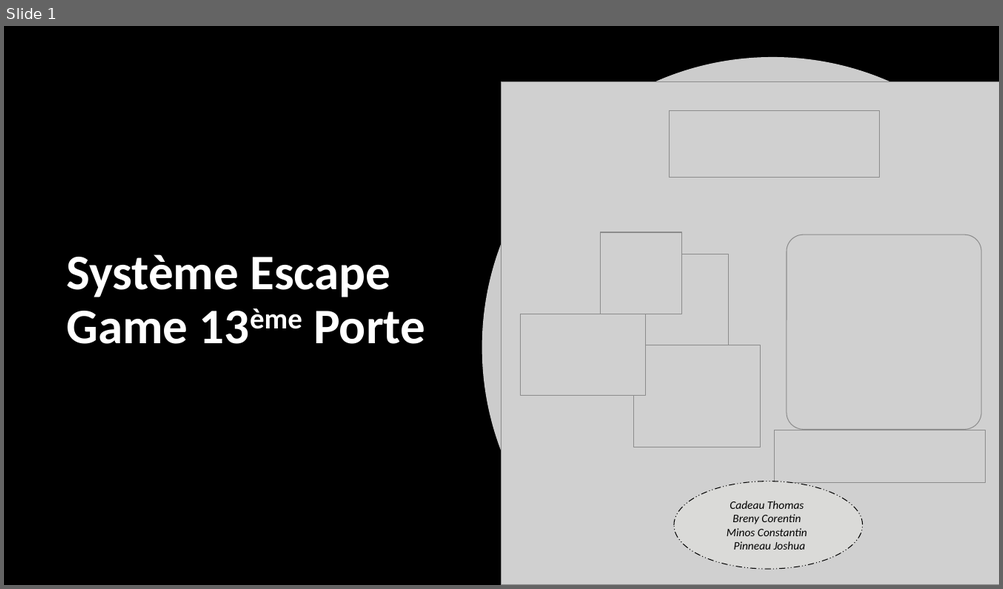
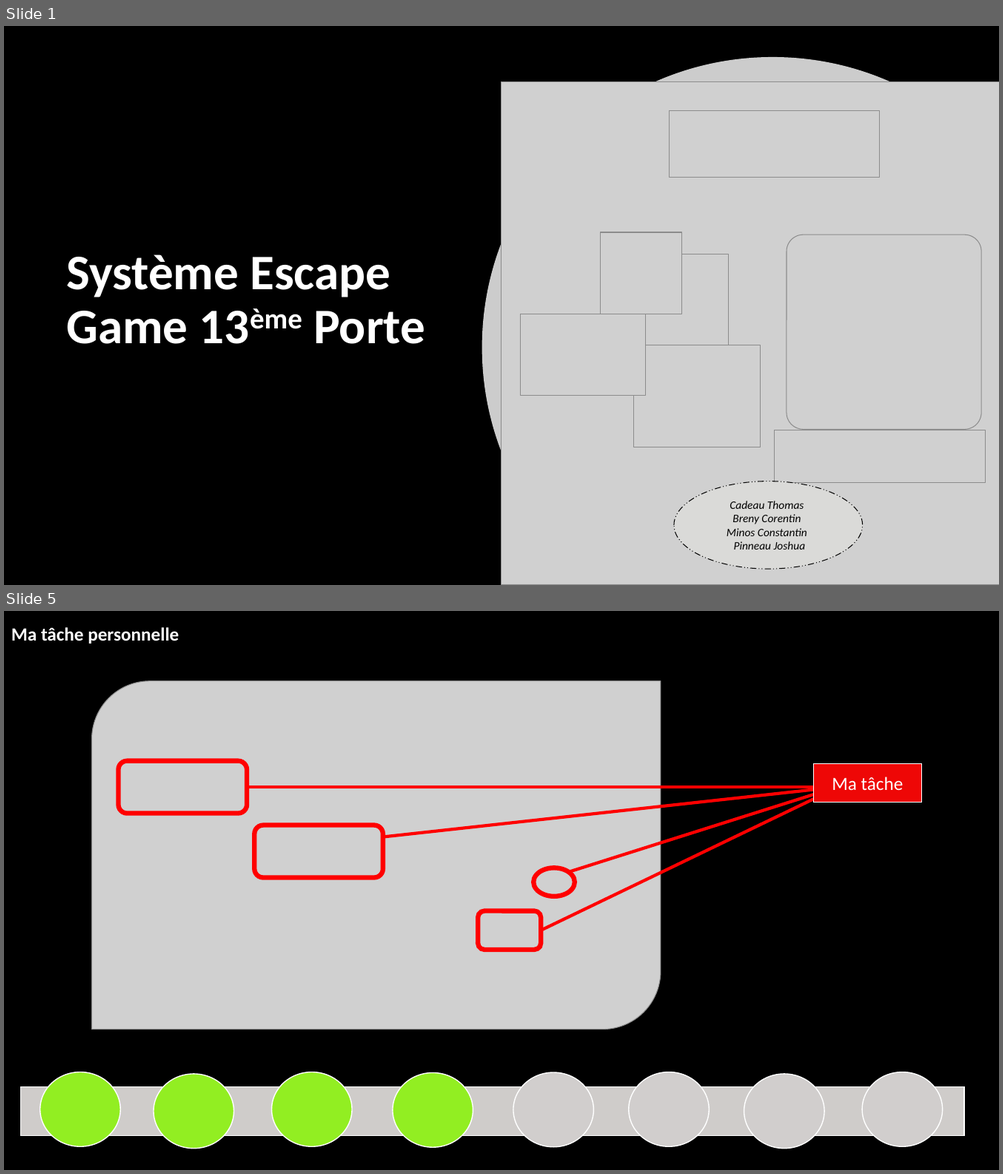
Before and after one commit to corentin-breny/Systeme_Escape_Game_13emePorte, a slide deck: Etudiants/Constantin/Constantin.MInos.RDPno1.pptx. Shown one above the other, each under a label of ours: slide 1 before the commit, slides 1 and 5 after it; the slides between them are not shown. The pictures are 1003x589 and 1003x1174 pixels, drawn with LibreOffice and Linux fonts; fonts in the diff are those of the drawing; grey boxes stand for pictures; background and template pictures are left out. Boxes give left, top, right and bottom in pixels: in the first picture for what was removed or moved away, otherwise in the second. Text is boxed around its words. In the diff, an @@ line names an element or a change of style, - is before the commit and + after.

```diff
--- a/Etudiants/Constantin/Constantin.MInos.RDPno1.pptx
+++ b/Etudiants/Constantin/Constantin.MInos.RDPno1.pptx
@@ slide 5 added at (4, 611, 999, 1170), background picture (left out) @@
@@ rectangle added at (4, 611, 999, 1170), fill #000000 @@
@@ text added at (11, 627, 179, 644), 18 pt, text #FFFFFF, bold @@
+Ma tâche personnelle
@@ picture added at (92, 681, 660, 1030) @@
@@ rounded rectangle added at (118, 761, 247, 813), outline #FF0000 4.5 pt @@
@@ rectangle added at (814, 764, 922, 803), fill #EE0706, outline #FFFFFF 1 pt, 18 pt, text #FFFFFF @@
+Ma tâche
@@ line added from (247, 787) to (837, 787), #FF0000 3 pt @@
@@ line added from (382, 837) to (837, 787), #FF0000 3 pt @@
@@ line added from (540, 931) to (837, 788), #FF0000 3 pt @@
@@ line added from (569, 872) to (837, 787), #FF0000 3 pt @@
@@ rounded rectangle added at (255, 825, 383, 877), outline #FF0000 4.5 pt @@
@@ ellipse added at (534, 869, 575, 897), outline #FF0000 4.5 pt @@
@@ rounded rectangle added at (478, 911, 540, 950), outline #FF0000 4.5 pt @@
@@ ellipse added at (40, 1073, 120, 1147), fill #92EE22, outline #FFFFFF 1 pt @@
@@ ellipse added at (153, 1074, 234, 1149), fill #92EE22, outline #FFFFFF 1 pt @@
@@ ellipse added at (272, 1073, 353, 1147), fill #92EE22, outline #FFFFFF 1 pt @@
@@ ellipse added at (392, 1073, 473, 1148), fill #92EE22, outline #FFFFFF 1 pt @@
@@ ellipse added at (514, 1073, 595, 1147), fill #D1CECD, outline #FFFFFF 1 pt @@
@@ ellipse added at (629, 1073, 709, 1147), fill #D1CECD, outline #FFFFFF 1 pt @@
@@ ellipse added at (744, 1074, 825, 1149), fill #D1CECD, outline #FFFFFF 1 pt @@
@@ ellipse added at (862, 1073, 942, 1147), fill #D1CECD, outline #FFFFFF 1 pt @@
@@ rectangle added at (20, 1087, 964, 1136), fill #CFCCCA, outline #FFFFFF 1 pt @@
```
Also in this commit, not shown: 4 slides changed, 3 other slides added, 4 slides removed, 1 other file.
